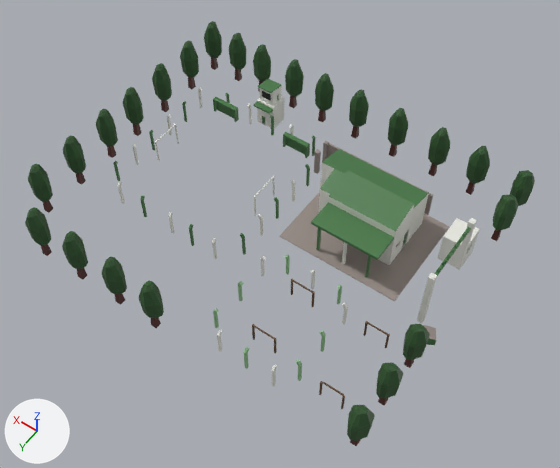
An edit to the glTF model public/models/clubAtleticoPast.gltf, drawn before and after from the same camera.
Rendered twice from a 50 mm lens placed at (-9.87, 13.42, 20.46), pointed at (-0.78, 0.7, 0.47). The axes (+X, +Y, +Z) are drawn at lower left. The lights are the same throughout. Where no turn or scale is listed for an object, it has been applied to the vertices.
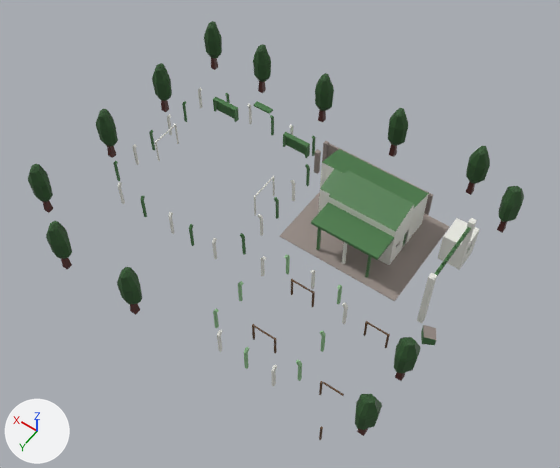
Where the change shows, as pixel boxes [x1, y1, x2, y2] in the pictures (560 x 468 px):
'PlantaCopa2', moved: before [376, 363, 403, 399]; after [355, 394, 382, 430]
'PlantaCopa3.001', moved: before [25, 207, 51, 245]; after [46, 221, 72, 259]
'PlantaCopa1.001', moved: before [102, 257, 127, 294]; after [117, 267, 142, 304]
'PlantaCopa1', moved: before [403, 324, 430, 360]; after [394, 337, 420, 373]
'Relato', deleted: before [257, 79, 284, 128]
'PlantaCopa2.004', moved: before [493, 194, 518, 231]; after [499, 186, 524, 222]
'PlantaCopa3', deleted (green): before [347, 405, 375, 441]
'PlantaCopa2.001', deleted (green): before [139, 281, 164, 318]
'PlantaCopa4.001', deleted (green): before [62, 231, 88, 269]
'PlantaCopa1.002', deleted (green): before [428, 127, 450, 165]
'PlantaCopa4.011', deleted (green): before [63, 135, 86, 173]
'PlantaCopa2.005', deleted (green): before [510, 170, 535, 206]
'PlantaCopa3.002', deleted (green): before [349, 90, 369, 127]
'PlantaCopa4.009', deleted (green): before [123, 87, 144, 125]
'PlantaCopa2.003', deleted (green): before [285, 59, 304, 97]
'PlantaCopa4.007', deleted (green): before [180, 41, 199, 78]
'PlantaCopa3.003', deleted (green): before [229, 33, 246, 70]
'Planta3.001', moved: before [41, 244, 52, 256]; after [61, 258, 72, 269]
'Planta1.001', moved: before [115, 294, 125, 305]; after [130, 303, 140, 315]
'Planta2.004', moved: before [491, 229, 501, 241]; after [497, 221, 507, 233]
'Planta2', moved: before [378, 398, 388, 405]; after [357, 429, 368, 436]
'Planta4.011', deleted: before [76, 173, 86, 185]
'Planta4.001', deleted: before [77, 268, 87, 280]
'Planta2.001', deleted: before [151, 317, 161, 328]
'Planta4.009', deleted: before [133, 124, 142, 136]
'Planta3.002', deleted: before [351, 126, 359, 139]
'Planta2.003', deleted: before [289, 96, 297, 108]
'Planta4.007', deleted: before [188, 77, 196, 89]
'Planta1.002', deleted: before [428, 164, 437, 176]
'Planta3.003', deleted: before [235, 69, 242, 81]
'Arco secundarios 5', moved: before [341, 396, 345, 409]; after [319, 426, 323, 440]
'Planta3', deleted: before [350, 439, 361, 446]

Edits to the bpy script that builds the scene:
```text
Change ob_arco_secundarios_5:
    ob_arco_secundarios_5.location: (-5.66, 4.49, 0.37) -> (-5.66, 5.61, 0.37)
Remove ob_relato:
    ob_relato = bpy.data.objects.new('Relato', me_cube_015)
Change ob_plantacopa1:
    ob_plantacopa1.location: (-6.49, 2.18, 1.32) -> (-6.49, 2.7, 1.32)
Change ob_planta2:
    ob_planta2.location: (-6.48, 3.6, 0.27) -> (-6.48, 4.72, 0.27)
Change ob_plantacopa2:
    ob_plantacopa2.location: (-6.49, 3.65, 1.32) -> (-6.49, 4.77, 1.32)
Remove ob_planta3:
    ob_planta3 = bpy.data.objects.new('Planta3', me_cube_040)
Remove ob_plantacopa3:
    ob_plantacopa3 = bpy.data.objects.new('PlantaCopa3', me_sphere_006)
Change ob_planta2_004:
    ob_planta2_004.location: (-6.48, -3.66, 0.27) -> (-6.48, -4.1, 0.27)
Change ob_plantacopa2_004:
    ob_plantacopa2_004.location: (-6.49, -3.61, 1.32) -> (-6.49, -4.06, 1.32)
Remove ob_plantacopa2_005:
    ob_plantacopa2_005 = bpy.data.objects.new('PlantaCopa2.005', me_sphere_009)
Change ob_planta1_001:
    ob_planta1_001.location: (1.97, 5.45, 0.27) -> (1.35, 5.45, 0.27)
Remove ob_planta2_001:
    ob_planta2_001 = bpy.data.objects.new('Planta2.001', me_cube_069)
Change ob_planta3_001:
    ob_planta3_001.location: (5.22, 5.45, 0.27) -> (4.3, 5.45, 0.27)
Remove ob_planta4_001:
    ob_planta4_001 = bpy.data.objects.new('Planta4.001', me_cube_067)
Change ob_plantacopa1_001:
    ob_plantacopa1_001.location: (1.93, 5.44, 1.32) -> (1.3, 5.44, 1.32)
Remove ob_plantacopa2_001:
    ob_plantacopa2_001 = bpy.data.objects.new('PlantaCopa2.001', me_sphere_012)
Change ob_plantacopa3_001:
    ob_plantacopa3_001.location: (5.17, 5.44, 1.32) -> (4.25, 5.44, 1.32)
Remove ob_plantacopa4_001:
    ob_plantacopa4_001 = bpy.data.objects.new('PlantaCopa4.001', me_sphere_010)
Remove ob_planta1_002:
    ob_planta1_002 = bpy.data.objects.new('Planta1.002', me_cube_077)
Remove ob_planta3_002:
    ob_planta3_002 = bpy.data.objects.new('Planta3.002', me_cube_075)
Remove ob_plantacopa1_002:
    ob_plantacopa1_002 = bpy.data.objects.new('PlantaCopa1.002', me_sphere_020)
Remove ob_plantacopa3_002:
    ob_plantacopa3_002 = bpy.data.objects.new('PlantaCopa3.002', me_sphere_018)
Remove ob_planta2_003:
    ob_planta2_003 = bpy.data.objects.new('Planta2.003', me_cube_081)
Remove ob_plantacopa2_003:
    ob_plantacopa2_003 = bpy.data.objects.new('PlantaCopa2.003', me_sphere_024)
Remove ob_planta4_007:
    ob_planta4_007 = bpy.data.objects.new('Planta4.007', me_cube_019)
Remove ob_plantacopa4_007:
    ob_plantacopa4_007 = bpy.data.objects.new('PlantaCopa4.007', me_sphere_002)
Remove ob_planta4_009:
    ob_planta4_009 = bpy.data.objects.new('Planta4.009', me_cube_033)
Remove ob_plantacopa4_009:
    ob_plantacopa4_009 = bpy.data.objects.new('PlantaCopa4.009', me_sphere_004)
Remove ob_planta4_011:
    ob_planta4_011 = bpy.data.objects.new('Planta4.011', me_cube_079)
Remove ob_plantacopa4_011:
    ob_plantacopa4_011 = bpy.data.objects.new('PlantaCopa4.011', me_sphere_022)
Remove ob_planta3_003:
    ob_planta3_003 = bpy.data.objects.new('Planta3.003', me_cube_085)
Remove ob_plantacopa3_003:
    ob_plantacopa3_003 = bpy.data.objects.new('PlantaCopa3.003', me_sphere_028)
```
